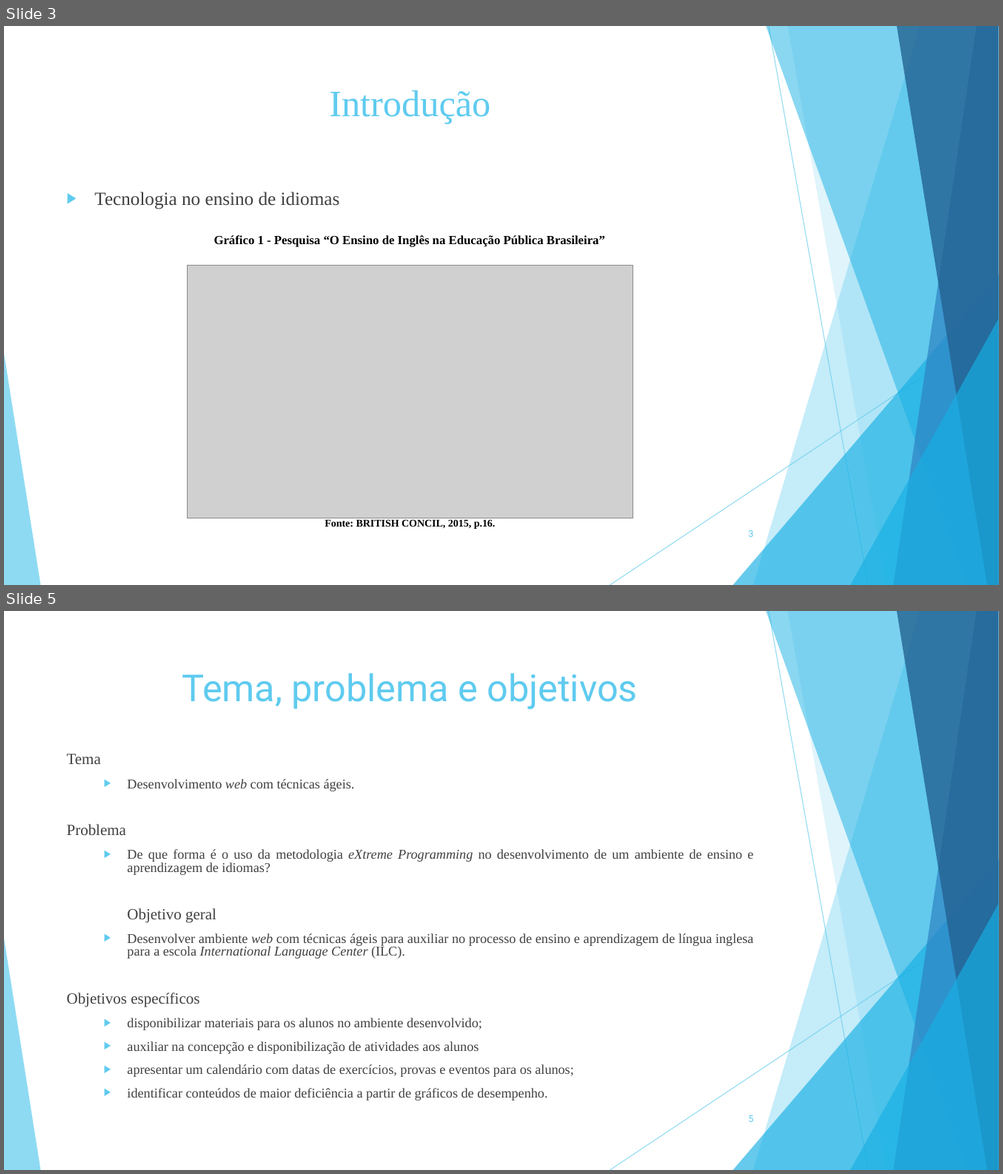
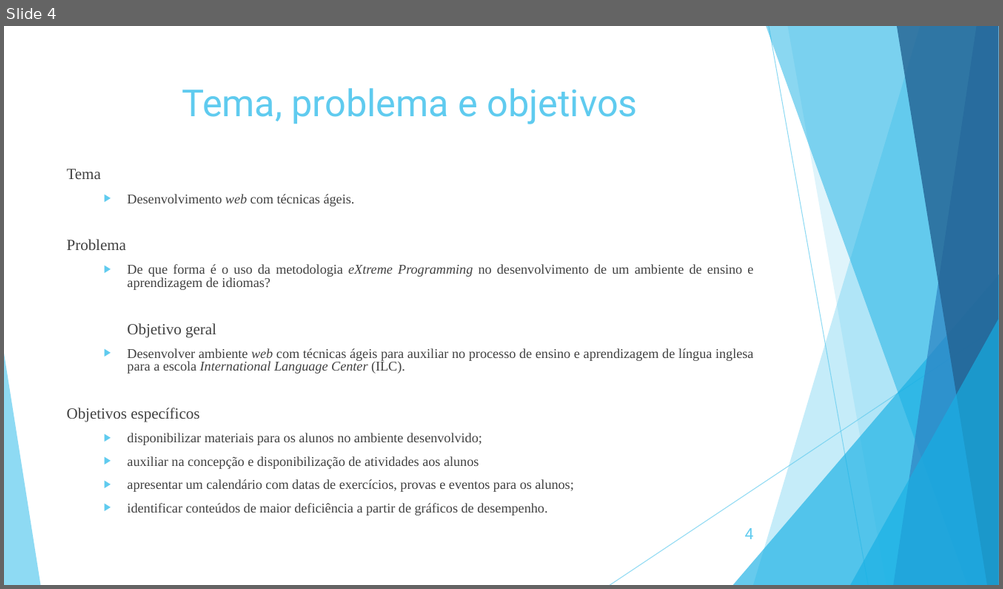
Before and after one commit to ryanlucaslemos/arquivostcc, a slide deck: TCC 2/Slide de TCC 2.ppt. Shown one above the other, each under a label of ours: slides 3 and 5 before the commit, slide 4 after it; the slides between them are not shown. The pictures are 1003x1174 and 1003x589 pixels, drawn with LibreOffice and Linux fonts; fonts in the diff are those of the drawing; grey boxes stand for pictures. Boxes give left, top, right and bottom in pixels: in the first picture for what was removed or moved away, otherwise in the second. Text is boxed around its words. In the diff, an @@ line names an element or a change of style, - is before the commit and + after.

```diff
--- a/TCC 2/Slide de TCC 2.ppt
+++ b/TCC 2/Slide de TCC 2.ppt
@@ slide 3 removed at (4,26,999,585), background #FFFFFF; not listed: 10 template elements that a slide beside it also shows @@
@@ title removed at (329,90,490,124) @@
-Introdução
@@ text removed at (94,192,340,210) @@
-▶ Tecnologia no ensino de idiomas
@@ text removed at (214,235,605,247) @@
-Gráfico 1 - Pesquisa “O Ensino de Inglês na Educação Pública Brasileira”
@@ picture removed at (187,265,632,519) @@
@@ text removed at (324,520,495,529) @@
-Fonte: BRITISH CONCIL, 2015, p.16.
@@ page number removed at (748,531,753,537) @@
-3
@@ what was slide 5 is now slide 4 @@
@@ page number at (745,528,754,540): text changed; size 9 to 15 pt @@
-5
+4
```
Also in this commit, not shown: 3 slides changed.
